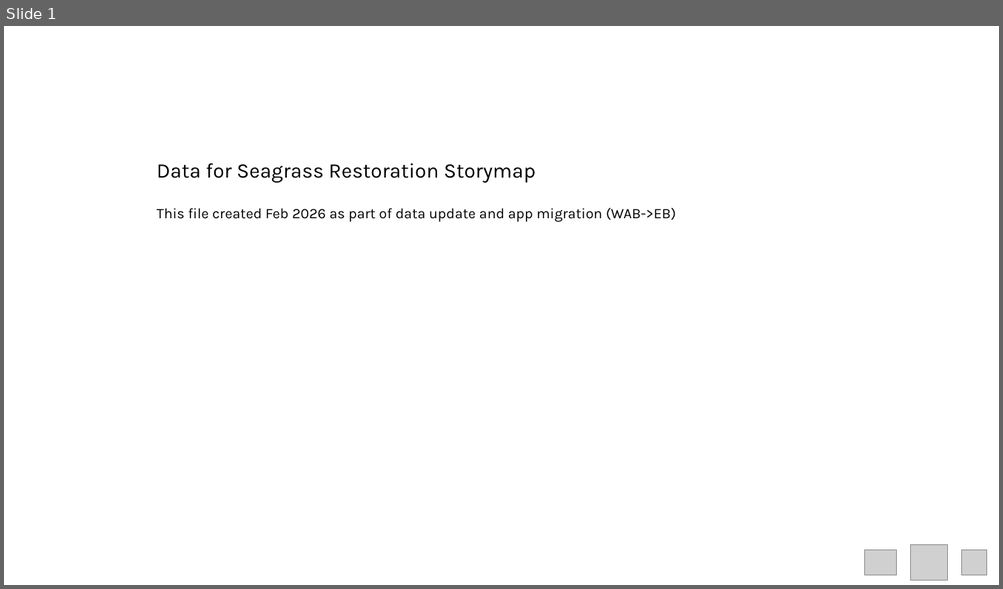
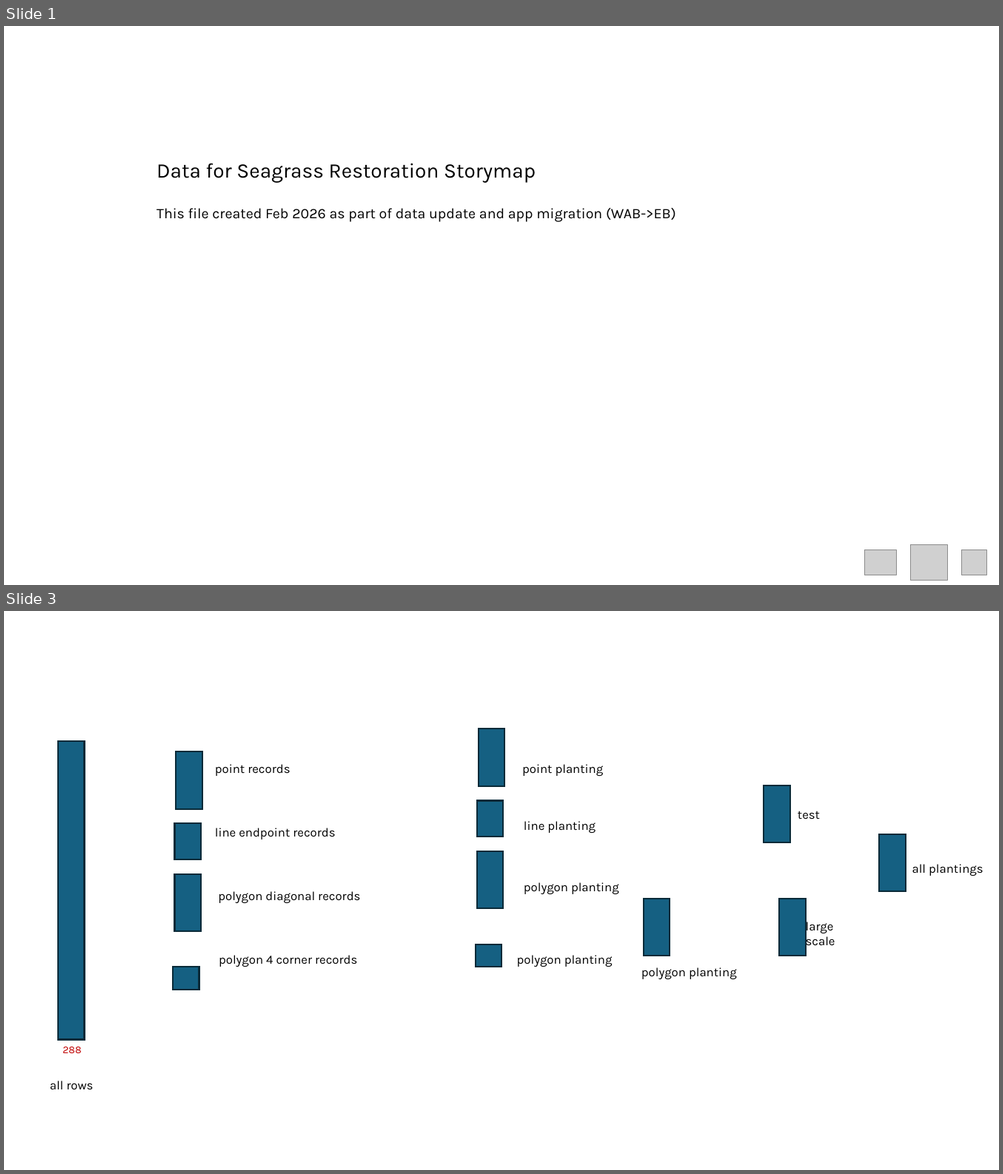
Before and after one commit to WA-Nearshore/seagrass-restoration-processing, a slide deck: docs/seagrass_restoration_storymap_notes.pptx. Shown one above the other, each under a label of ours: slide 1 before the commit, slides 1 and 3 after it; the slides between them are not shown. The pictures are 1003x589 and 1003x1174 pixels, drawn with LibreOffice and Linux fonts; fonts in the diff are those of the drawing; grey boxes stand for pictures. Boxes give left, top, right and bottom in pixels: in the first picture for what was removed or moved away, otherwise in the second. Text is boxed around its words. In the diff, an @@ line names an element or a change of style, - is before the commit and + after.

```diff
--- a/docs/seagrass_restoration_storymap_notes.pptx
+++ b/docs/seagrass_restoration_storymap_notes.pptx
@@ slide 3 added at [4,611,999,1170], background #FFFFFF @@
@@ rectangle added at [59,741,85,1040], fill #156082, outline #092A39 1.5 pt @@
@@ rectangle added at [478,729,505,786], fill #156082, outline #092A39 1.5 pt @@
@@ rectangle added at [176,752,202,809], fill #156082, outline #092A39 1.5 pt @@
@@ text added at [215,764,290,776], 12 pt, text #000000 @@
+point records
@@ text added at [522,764,603,776], 12 pt, text #000000 @@
+point planting
@@ rectangle added at [763,786,790,843], fill #156082, outline #092A39 1.5 pt @@
@@ rectangle added at [477,800,504,836], fill #156082, outline #092A39 1.5 pt @@
@@ rectangle added at [175,823,201,860], fill #156082, outline #092A39 1.5 pt @@
@@ text added at [215,828,335,840], 12 pt, text #000000 @@
+line endpoint records
@@ text added at [523,821,595,833], 12 pt, text #000000 @@
+line planting
@@ text added at [797,811,819,820], 12 pt, text #000000 @@
+test
@@ rectangle added at [477,852,504,908], fill #156082, outline #092A39 1.5 pt @@
@@ rectangle added at [879,834,905,891], fill #156082, outline #092A39 1.5 pt @@
@@ rectangle added at [175,874,201,931], fill #156082, outline #092A39 1.5 pt @@
@@ text added at [912,864,983,876], 12 pt, text #000000 @@
+all plantings
@@ text added at [218,891,360,903], 12 pt, text #000000 @@
+polygon diagonal records
@@ text added at [523,883,619,894], 12 pt, text #000000 @@
+polygon planting
@@ rectangle added at [643,899,669,956], fill #156082, outline #092A39 1.5 pt @@
@@ rectangle added at [780,899,805,956], fill #156082, outline #092A39 1.5 pt @@
@@ text added at [805,920,835,949], 12 pt, text #000000 @@
+large scale
@@ text added at [219,955,357,967], 12 pt, text #000000 @@
+polygon 4 corner records
@@ rectangle added at [475,945,502,967], fill #156082, outline #092A39 1.5 pt @@
@@ text added at [517,955,612,967], 12 pt, text #000000 @@
+polygon planting
@@ rectangle added at [173,967,199,989], fill #156082, outline #092A39 1.5 pt @@
@@ text added at [641,968,737,980], 12 pt, text #000000 @@
+polygon planting
@@ text added at [62,1047,81,1054], 10 pt, text #C00000 @@
+288
@@ text added at [50,1081,93,1090], 12 pt, text #000000 @@
+all rows
```
Also in this commit, not shown: 3 slides changed, 1 other slide added, 2 slides removed.
